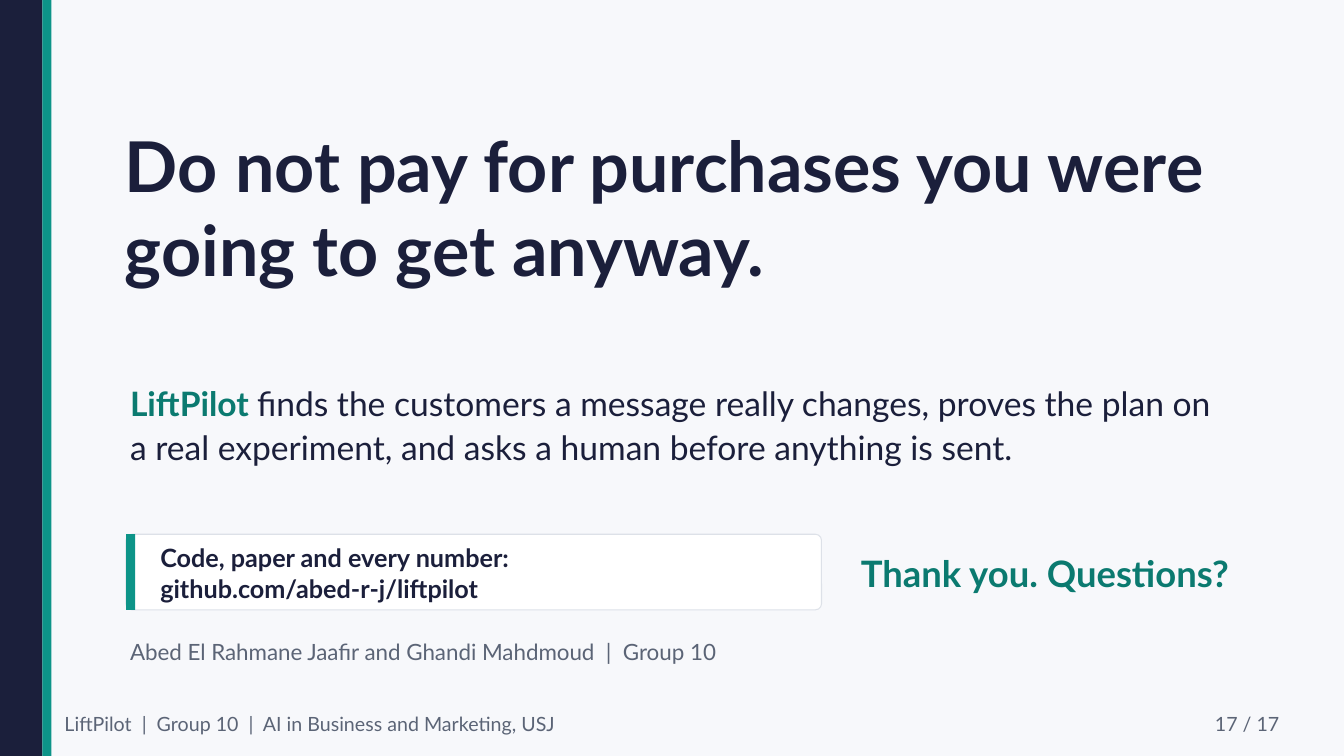
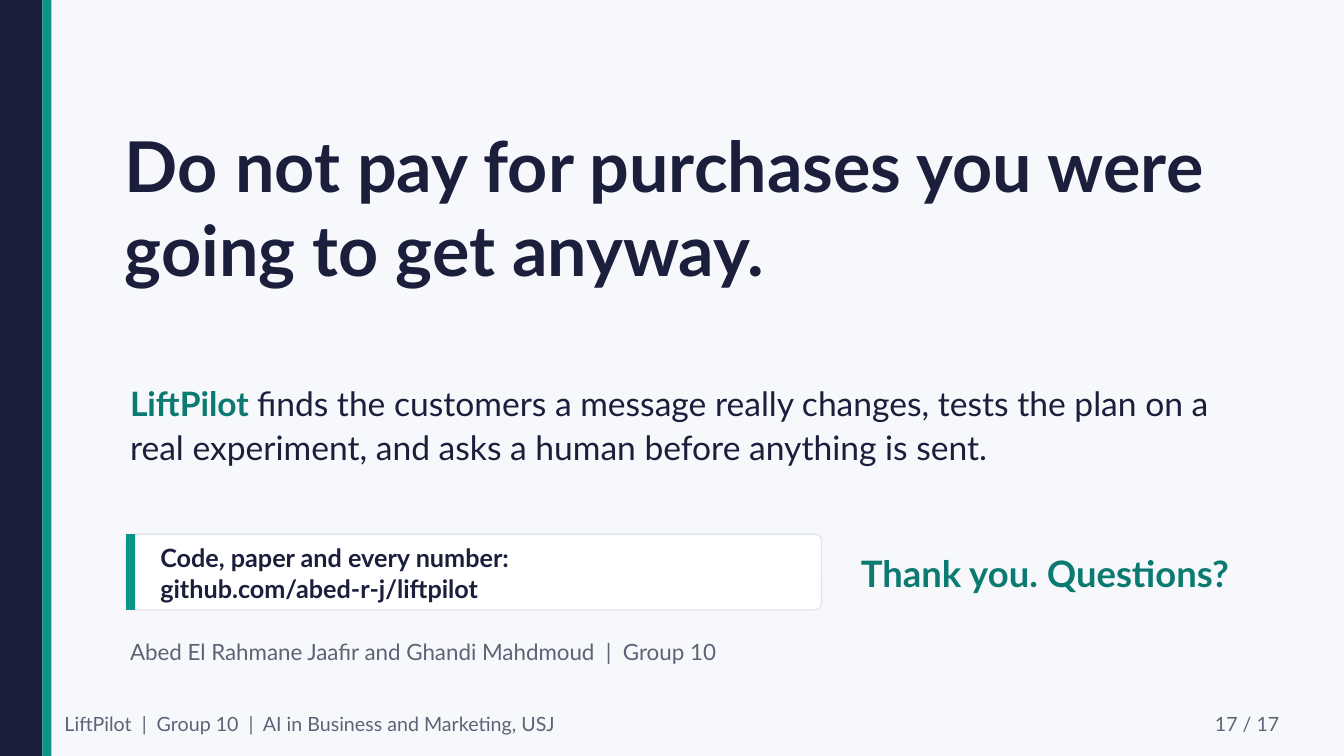
Before and after one commit to abed-r-j/liftpilot, a slide deck: slide 17 of docs/presentation/LiftPilot.pptx. Drawn at 1344x756 pixels with LibreOffice and Linux fonts; fonts in the diff are those of the drawing. Boxes give left, top, right and bottom in pixels: in the first picture for what was removed or moved away, otherwise in the second. Text is boxed around its words. In the diff, an @@ line names an element or a change of style, - is before the commit and + after.

```diff
--- a/docs/presentation/LiftPilot.pptx
+++ b/docs/presentation/LiftPilot.pptx
@@ text at (130,391,1209,466): text changed @@
-LiftPilot finds the customers a message really changes, proves the plan on a real experiment, and asks a human before anything is sent.
+LiftPilot finds the customers a message really changes, tests the plan on a real experiment, and asks a human before anything is sent.
```
Also in this commit, not shown: 4 other slides changed, 1 slide added, 34 other files.
